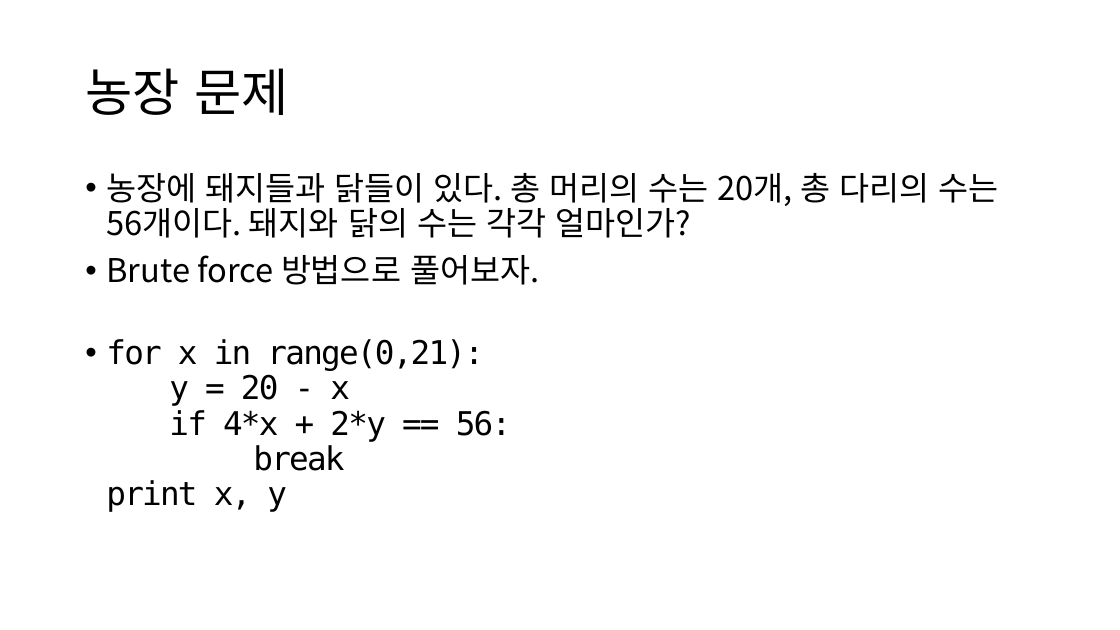
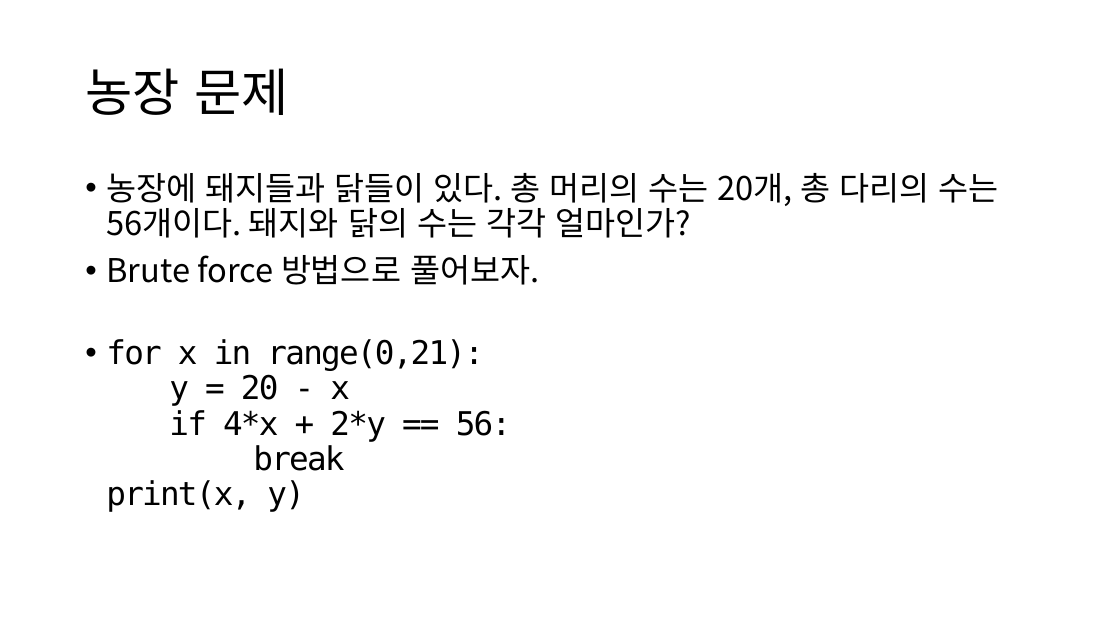
Before and after one commit to ksublee/SPuP, a slide deck: slide 15 of ppt/Python_4_함수.pptx. Drawn at 1120x630 pixels with LibreOffice and Linux fonts; fonts in the diff are those of the drawing. Boxes give left, top, right and bottom in pixels: in the first picture for what was removed or moved away, otherwise in the second. Text is boxed around its words. In the diff, an @@ line names an element or a change of style, - is before the commit and + after.

```diff
--- a/ppt/Python_4_함수.pptx
+++ b/ppt/Python_4_함수.pptx
@@ text at [106, 339, 511, 512]: text changed @@
-• for x in range(0,21):
-  y = 20 - x
-  if 4*x + 2*y == 56:
-  break
-  print x, y
+• for x in range(0,21):
+  y = 20 - x
+  if 4*x + 2*y == 56:
+  break
+  print(x, y)
```
Also in this commit, not shown: 4 other slides changed, 1 slide removed, 9 other files.
